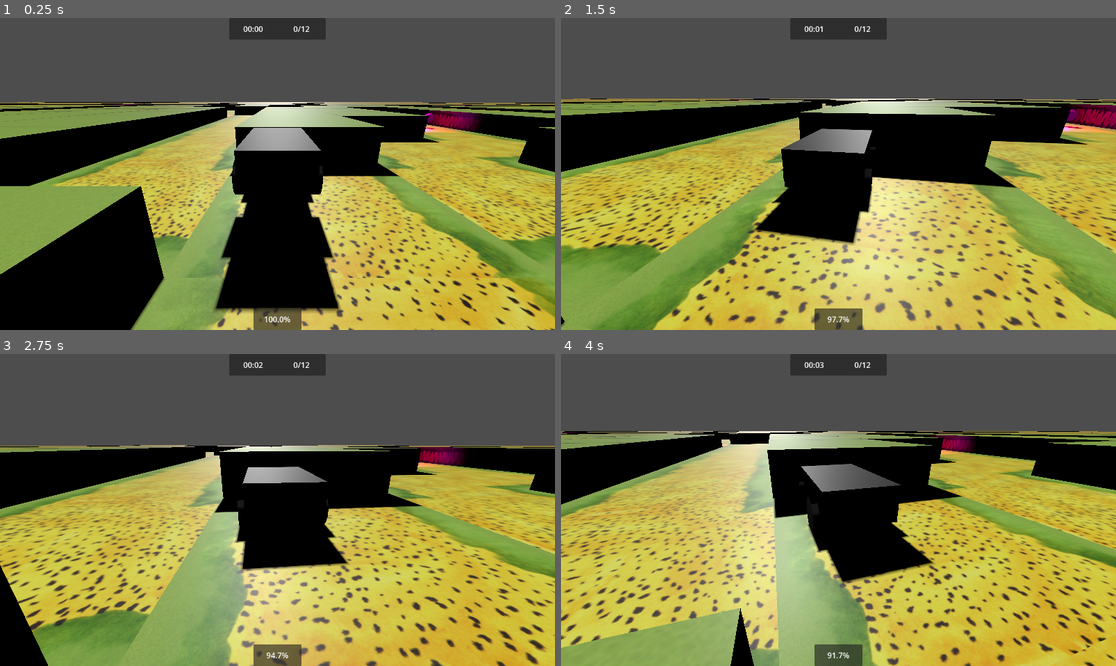
Above: before the commit, frames 1-4 (two rows, left to right).
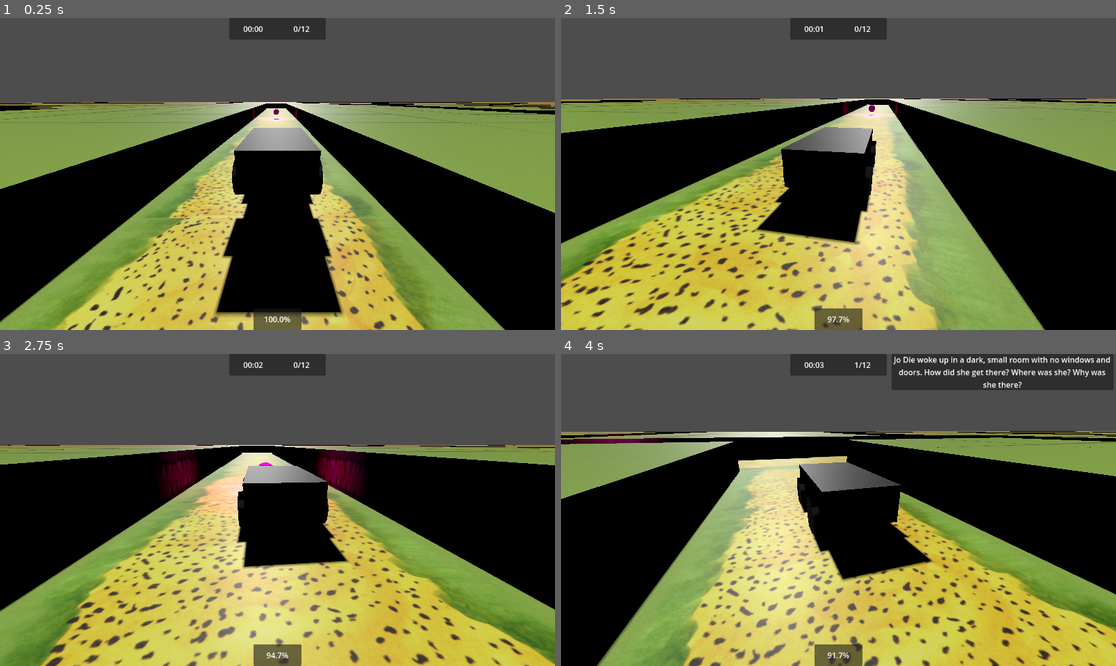
Above: after the commit, the same moments.

Repository: MilanVasko/ludum-dare-54
Game: Godot game, scene res://main.tscn
Same seed, same stepped clock (60 frames per second), same inputs: the game is played once before the commit and once after it. Sound files missing from this copy of the repository are replaced by a short silence.
Inputs (mouse positions are in pixels of both pictures, inside the frame that each line leads up to):
- Up to frame 1 (0.25 s): no input
- Up to frame 2 (1.5 s): move the mouse to (866, 174) at 0.52 s; hold W (forward) from 0.53 s (still down); move the mouse to (810, 174) at 1.27 s
- Up to frame 3 (2.75 s): keep holding W (forward); move the mouse to (288, 503) at 2.02 s
- Up to frame 4 (4 s): keep holding W (forward); move the mouse to (832, 516) at 2.77 s; move the mouse to (877, 513) at 3.52 s

The runs differ from the first frame. In frame 1, 51% of the frame differs, in the area x 0-100%, y 26-100%; in frame 2, 50%; in frame 3, 47%; in frame 4, 57%, in the area x 0-100%, y 0-100%.

Commit message:
Map tweaks

Diff:
--- a/main.tscn
+++ b/main.tscn
@@ -28,41 +28,43 @@
 
 [node name="TimeKeeper" parent="." instance=ExtResource("5_ivkrp")]
 
-[node name="ScoreCollectible" parent="." instance=ExtResource("6_lbsus")]
+[node name="Books" type="Node" parent="."]
+
+[node name="ScoreCollectible" parent="Books" instance=ExtResource("6_lbsus")]
 transform = Transform3D(1, 0, 0, 0, 1, 0, 0, 0, 1, 129.926, 0, -25.9049)
 
-[node name="ScoreCollectible2" parent="." instance=ExtResource("6_lbsus")]
+[node name="ScoreCollectible2" parent="Books" instance=ExtResource("6_lbsus")]
 transform = Transform3D(1, 0, 0, 0, 1, 0, 0, 0, 1, -12.5932, 0, 14.538)
 
-[node name="ScoreCollectible3" parent="." instance=ExtResource("6_lbsus")]
+[node name="ScoreCollectible3" parent="Books" instance=ExtResource("6_lbsus")]
 transform = Transform3D(1, 0, 0, 0, 1, 0, 0, 0, 1, -41.3259, 0, 1.7687)
 
-[node name="ScoreCollectible4" parent="." instance=ExtResource("6_lbsus")]
+[node name="ScoreCollectible4" parent="Books" instance=ExtResource("6_lbsus")]
 transform = Transform3D(1, 0, 0, 0, 1, 0, 0, 0, 1, 61.4114, 0, -70.5674)
 
-[node name="ScoreCollectible5" parent="." instance=ExtResource("6_lbsus")]
+[node name="ScoreCollectible5" parent="Books" instance=ExtResource("6_lbsus")]
 transform = Transform3D(1, 0, 0, 0, 1, 0, 0, 0, 1, -36.1334, 0, -69.9532)
 
-[node name="ScoreCollectible6" parent="." instance=ExtResource("6_lbsus")]
+[node name="ScoreCollectible6" parent="Books" instance=ExtResource("6_lbsus")]
 transform = Transform3D(1, 0, 0, 0, 1, 0, 0, 0, 1, 18.6745, 0, 33.2893)
 
-[node name="ScoreCollectible7" parent="." instance=ExtResource("6_lbsus")]
+[node name="ScoreCollectible7" parent="Books" instance=ExtResource("6_lbsus")]
 transform = Transform3D(1, 0, 0, 0, 1, 0, 0, 0, 1, 40.8725, 0, 9.97623)
 
-[node name="ScoreCollectible8" parent="." instance=ExtResource("6_lbsus")]
+[node name="ScoreCollectible8" parent="Books" instance=ExtResource("6_lbsus")]
 transform = Transform3D(1, 0, 0, 0, 1, 0, 0, 0, 1, 78.3642, 0, 3.34569)
 
-[node name="ScoreCollectible9" parent="." instance=ExtResource("6_lbsus")]
+[node name="ScoreCollectible9" parent="Books" instance=ExtResource("6_lbsus")]
 transform = Transform3D(1, 0, 0, 0, 1, 0, 0, 0, 1, -41.4965, 0, 48.318)
 
-[node name="ScoreCollectible10" parent="." instance=ExtResource("6_lbsus")]
+[node name="ScoreCollectible10" parent="Books" instance=ExtResource("6_lbsus")]
 transform = Transform3D(1, 0, 0, 0, 1, 0, 0, 0, 1, 55.0788, 0, 57.5122)
 
-[node name="ScoreCollectible11" parent="." instance=ExtResource("6_lbsus")]
+[node name="ScoreCollectible11" parent="Books" instance=ExtResource("6_lbsus")]
 transform = Transform3D(1, 0, 0, 0, 1, 0, 0, 0, 1, 63.5495, 0, 82.593)
 
-[node name="ScoreCollectible12" parent="." instance=ExtResource("6_lbsus")]
+[node name="ScoreCollectible12" parent="Books" instance=ExtResource("6_lbsus")]
 transform = Transform3D(1, 0, 0, 0, 1, 0, 0, 0, 1, -92.989, 0, 72.8636)
 
 [node name="PlayerCar" parent="." instance=ExtResource("1_cpk7c")]
-transform = Transform3D(1, 0, 0, 0, 1, 0, 0, 0, 1, 5.33679, 1.01831, -3.81054)
+transform = Transform3D(1, 0, 0, 0, 1, 0, 0, 0, 1, 40.6456, 1.01831, -20.7993)
